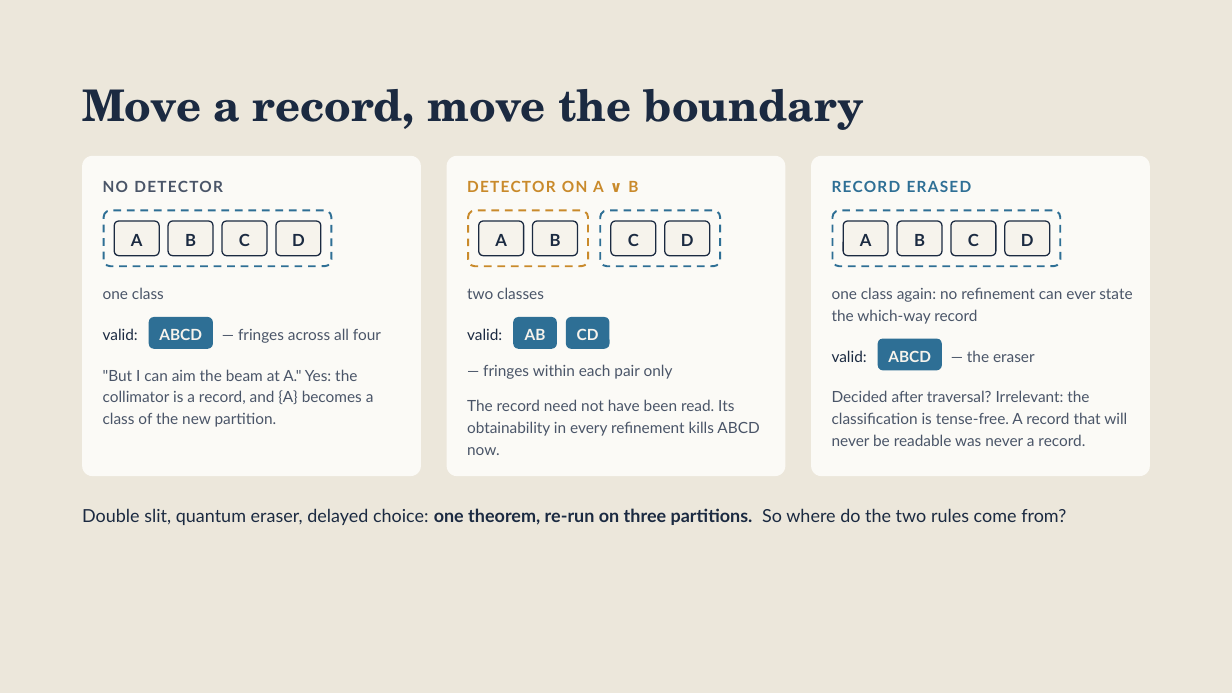
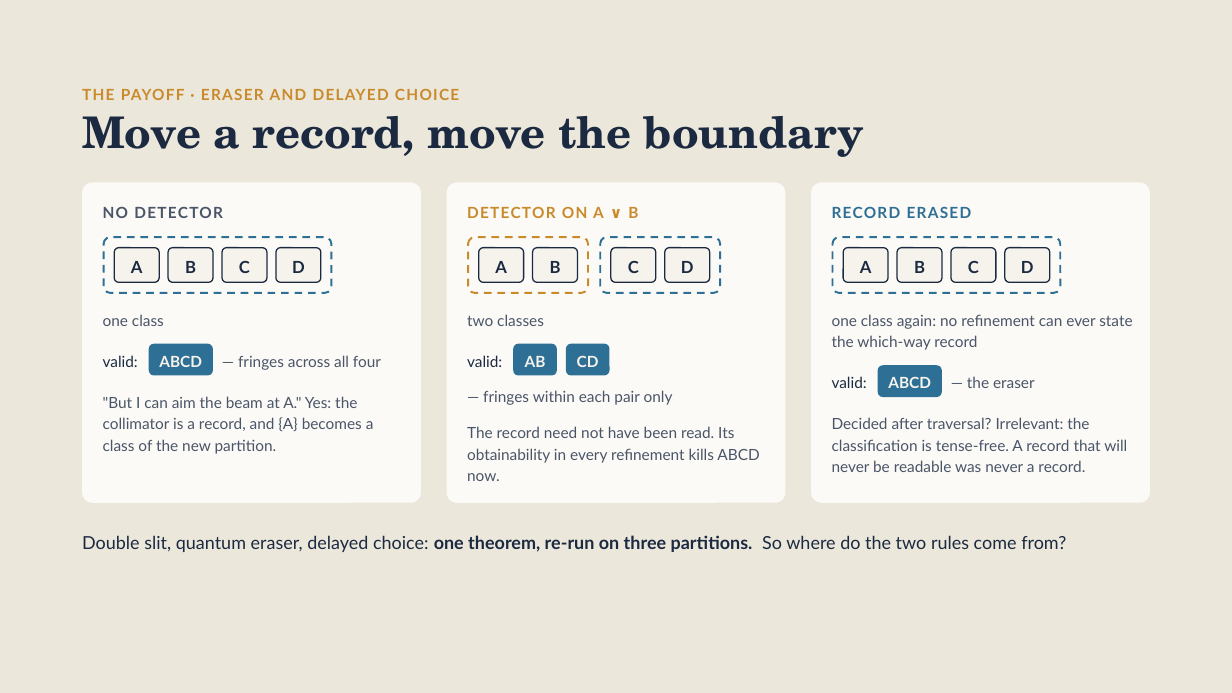
Before and after one commit to brunchwnewton/aethic-code, a slide deck: slide 7 of files/slides/aethic_reasoning_15_mins/Aethic Reasoning in 15 Minutes.pptx (slide 5 before the commit). Drawn at 1232x693 pixels with LibreOffice and Linux fonts; fonts in the diff are those of the drawing. Boxes give left, top, right and bottom in pixels: in the first picture for what was removed or moved away, otherwise in the second. Text is boxed around its words. In the diff, an @@ line names an element or a change of style, - is before the commit and + after.

```diff
--- a/files/slides/aethic_reasoning_15_mins/Aethic Reasoning in 15 Minutes.pptx
+++ b/files/slides/aethic_reasoning_15_mins/Aethic Reasoning in 15 Minutes.pptx
@@ text added at bbox=[82, 88, 459, 100], 12 pt, text #C98A2B, bold @@
+THE PAYOFF · ERASER AND DELAYED CHOICE
@@ 23 rounded rectangles, 16 texts, 1 title: place and size @@
-23 rounded rectangles, 16 texts, 1 title at bbox=[82, 89, 1151, 525]
+23 rounded rectangles, 16 texts, 1 title at bbox=[82, 116, 1151, 552]
```
Also in this commit, not shown: 13 other slides changed, 2 slides added, 3 other files.
